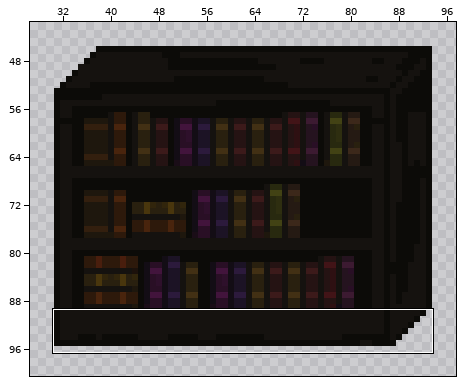
Edited in one commit: sprite sheet (assets/assets png/bookshelf with book.png). Above, an overview of the earlier version with the close-up marked.
Close-up. The starting point:
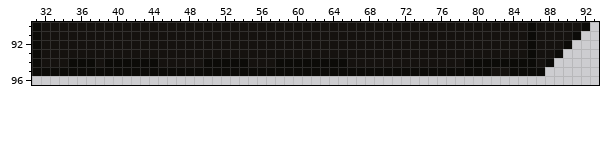
The file is 128x128 pixels. Colours within 5 levels of each other are drawn and written as one. Shown: x 31..93, y 90..96. The wide view leaves out empty margins.
The same view after the edit:
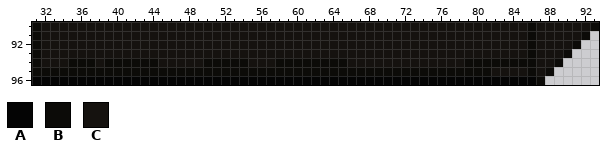
Palette (. is transparent): A #040404  B #0c0b08  C #15120f
Diff:
Changed rows in their new state; - is an unchanged pixel.
first column x 31:
90 -------------------------------------------------------------CB
91 ------------------------------------------------------------CB-
92 -----------------------------------------------------------CB--
93 ----------------------------------------------------------CB---
94 ---------------------------------------------------------CB----
95 -----------------------------------------------------CC-CB-----
96 AAAAAAAAAAAAAAAAAAAAAAAAAAAAAAAAAAAAAAAAAAAAAAAAAAAAAAAAB------
Where, in picture pixels (left, top, right, bottom), the same in both close-ups:
changed: (32, 22, 599, 85)
